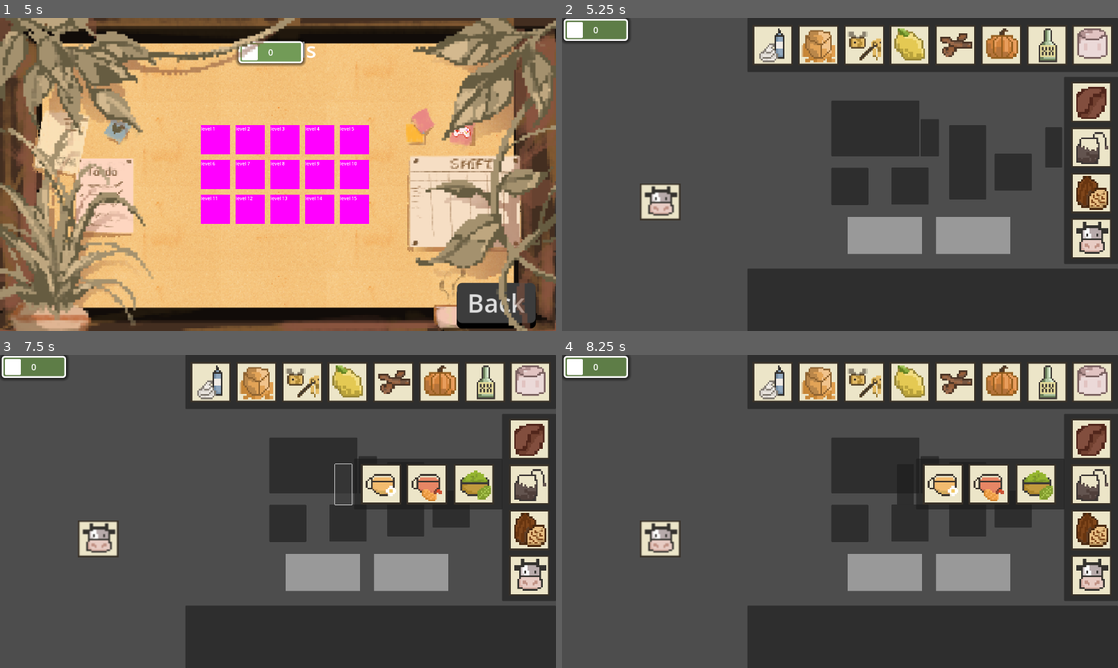
Above: before the commit, frames 1-4 (two rows, left to right).
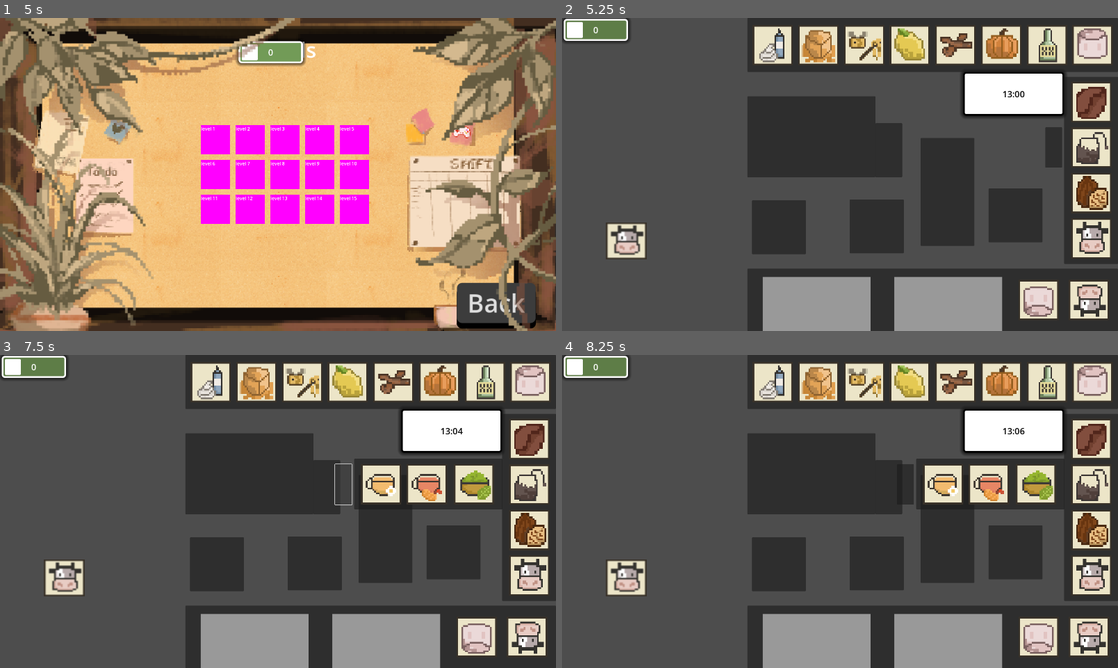
Above: after the commit, the same moments.

Repository: Project-Pixel-UoS/Brew-n-Buzz
Game: Godot game, scene res://scenes/main_menu.tscn
The game is run twice, just before and just after one commit, with the same random seed, the same clock (stepped at 60 frames per second) and the same inputs.
Inputs (mouse positions are in pixels of both pictures, inside the frame that each line leads up to):
- Up to frame 1 (5 s): click (278, 233) at 0.5 s; click (439, 127) at 1.25 s; click (439, 127) at 2 s; click (439, 127) at 2.75 s; click "Back" at 3.5 s; click (278, 205) at 4.25 s
- Up to frame 2 (5.25 s): click "level 1" at 5 s
- Up to frame 3 (7.5 s): click (528, 636) at 5.77 s; click (478, 636) at 6.52 s; click (489, 483) at 7.25 s
- Up to frame 4 (8.25 s): click (1034, 483) at 8 s

Frame 1 is identical in both runs. In frame 2, 28% of the frame differs, in the area x 7-99%, y 17-100%; in frame 3, 27%; in frame 4, 27%.

Commit message:
[chore]: Update machines and bottom panel size

Diff:
--- a/scenes/level_1.tscn
+++ b/scenes/level_1.tscn
@@ -68,10 +68,10 @@
 anchors_preset = 5
 anchor_left = 0.5
 anchor_right = 0.5
-offset_left = 2140.0
-offset_top = 142.0
-offset_right = 2380.0
-offset_bottom = 246.0
+offset_left = 1384.73
+offset_top = 186.183
+offset_right = 1733.82
+offset_bottom = 337.456
 grow_horizontal = 2
 theme_override_styles/panel = SubResource("StyleBoxFlat_33rai")
 
@@ -148,16 +148,16 @@
 script = ExtResource("2_4qq85")
 
 [node name="platform3" parent="." instance=ExtResource("4_kra0f")]
-position = Vector2(75, 459)
+position = Vector2(129, 449)
 
 [node name="platform2" parent="." instance=ExtResource("4_kra0f")]
-position = Vector2(619, 641)
+position = Vector2(502, 776)
 
 [node name="platform" parent="." instance=ExtResource("4_kra0f")]
-position = Vector2(484, 427)
+position = Vector2(367, 562)
 
 [node name="object" parent="." instance=ExtResource("5_6bfpp")]
-position = Vector2(339, 634)
+position = Vector2(222, 769)
 
 [node name="BottomPanel" type="Panel" parent="."]
 offset_left = 640.0
@@ -176,57 +176,77 @@
 offset_right = 1920.0
 offset_bottom = 186.182
 
+[node name="SettingsButton" type="TextureButton" parent="."]
+texture_filter = 1
+offset_left = 1750.0
+offset_top = 902.545
+offset_right = 1889.64
+offset_bottom = 1042.18
+texture_normal = ExtResource("7_6t2pv")
+stretch_mode = 0
+flip_v = true
+
+[node name="PauseButton" type="TextureButton" parent="."]
+texture_filter = 1
+offset_left = 1576.0
+offset_top = 902.545
+offset_right = 1715.64
+offset_bottom = 1042.18
+texture_normal = ExtResource("11_huvnx")
+stretch_mode = 0
+flip_v = true
+
 [node name="Machines" type="Node" parent="."]
 
 [node name="Prep" type="Panel" parent="Machines"]
-offset_left = 930.0
-offset_top = 517.0
-offset_right = 1058.0
-offset_bottom = 645.0
+offset_left = 656.0
+offset_top = 629.0
+offset_right = 842.182
+offset_bottom = 815.182
 
 [node name="Grinder" type="Panel" parent="Machines"]
-offset_left = 1337.0
-offset_top = 370.0
-offset_right = 1465.0
-offset_bottom = 626.0
+offset_left = 1238.0
+offset_top = 414.0
+offset_right = 1424.18
+offset_bottom = 786.364
 
 [node name="GroupHandle" type="Panel" parent="Machines"]
-offset_left = 1238.0
-offset_top = 349.0
-offset_right = 1302.0
-offset_bottom = 477.0
+offset_left = 1082.18
+offset_top = 363.091
+offset_right = 1175.27
+offset_bottom = 549.273
 
 [node name="CoffeeMachine" type="Panel" parent="Machines"]
-offset_left = 930.0
-offset_top = 285.0
-offset_right = 1234.0
-offset_bottom = 477.0
+offset_left = 640.0
+offset_top = 270.0
+offset_right = 1082.18
+offset_bottom = 549.273
 
 [node name="Guidebook" type="Panel" parent="Machines"]
-offset_left = 1292.0
-offset_top = 686.0
-offset_right = 1548.0
-offset_bottom = 814.0
+offset_left = 1148.0
+offset_top = 893.818
+offset_right = 1520.36
+offset_bottom = 1080.0
 theme_override_styles/panel = SubResource("StyleBoxFlat_opiph")
 
 [node name="Bin" type="Panel" parent="Machines"]
-offset_left = 987.0
-offset_top = 686.0
-offset_right = 1243.0
-offset_bottom = 814.0
+offset_left = 693.0
+offset_top = 893.818
+offset_right = 1065.36
+offset_bottom = 1080.0
 theme_override_styles/panel = SubResource("StyleBoxFlat_jvdqx")
 
 [node name="Mugs" type="Panel" parent="Machines"]
-offset_left = 1138.0
-offset_top = 516.0
-offset_right = 1266.0
-offset_bottom = 644.0
+offset_left = 994.0
+offset_top = 626.0
+offset_right = 1180.18
+offset_bottom = 812.182
 
 [node name="Frother" type="Panel" parent="Machines"]
-offset_left = 1494.0
-offset_top = 468.0
-offset_right = 1622.0
-offset_bottom = 596.0
+offset_left = 1473.0
+offset_top = 588.0
+offset_right = 1659.18
+offset_bottom = 774.182
 
 [node name="Ingredients" type="Node" parent="."]
 
